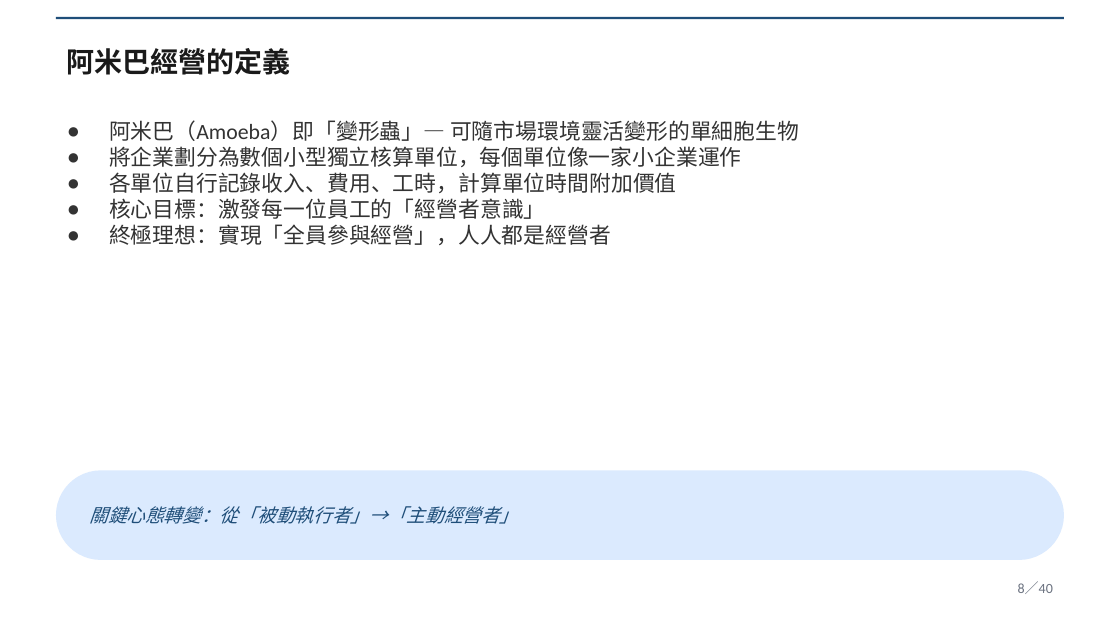
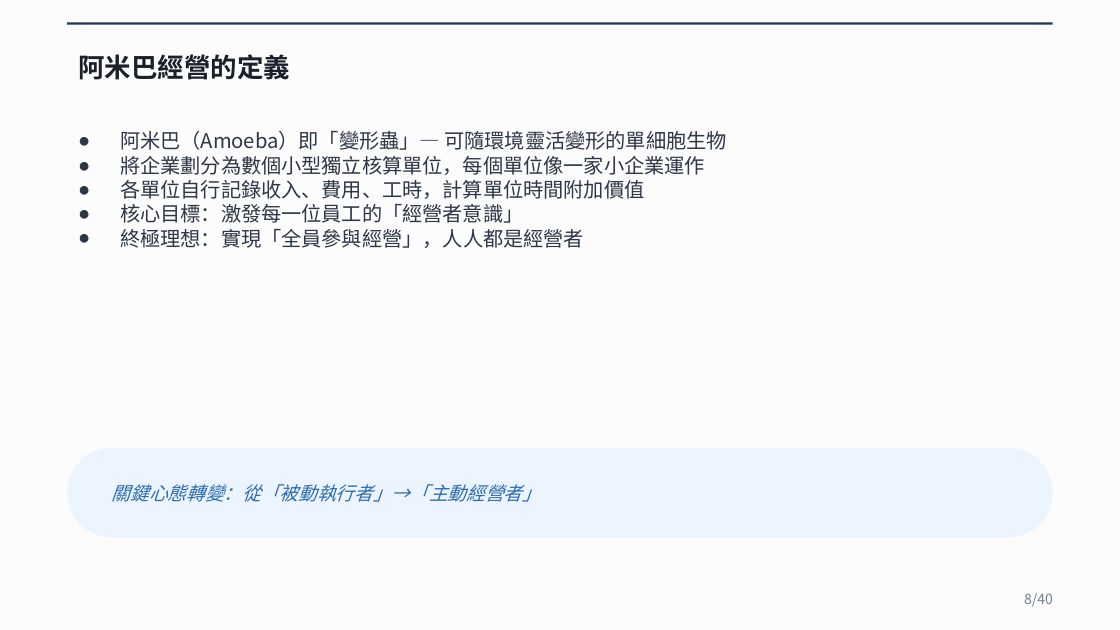
Before and after one commit to Lingo1516/Lingo1516.github.io, a slide deck: slide 8 of 阿米巴經營_40頁完整講義.pptx. Drawn at 1120x630 pixels with LibreOffice and Linux fonts; fonts in the diff are those of the drawing. Boxes give left, top, right and bottom in pixels: in the first picture for what was removed or moved away, otherwise in the second. Text is boxed around its words. In the diff, an @@ line names an element or a change of style, - is before the commit and + after.

```diff
--- a/阿米巴經營_40頁完整講義.pptx
+++ b/阿米巴經營_40頁完整講義.pptx
@@ background #FFFFFF to #FCFCFC @@
@@ rectangle: place and size @@
-rectangle at (56, 17, 1064, 19)
+rectangle at (67, 22, 1053, 25)
@@ rectangle at (67, 22, 1053, 25): fill #1F4E79 to #1A365D @@
@@ text "阿米巴經營的定義": place and size @@
-text "阿米巴經營的定義" at (67, 48, 291, 75)
+text "阿米巴經營的定義" at (78, 54, 290, 80)
@@ text "阿米巴經營的定義" at (78, 54, 290, 80): size 18 to 17 pt, font Calibri to Noto Sans CJK SC, text colour #1A1A1A to #1A202C @@
@@ text "阿米巴（Amoeba）即「變形蟲」— 可隨環境靈活變形的單細胞生物": place and size @@
-text "阿米巴（Amoeba）即「變形蟲」— 可隨環境靈活變形的單細胞生物" at (109, 120, 799, 245)
+text "阿米巴（Amoeba）即「變形蟲」— 可隨環境靈活變形的單細胞生物" at (120, 131, 726, 248)
@@ text at (120, 131, 726, 150): text changed; size 14 to 13 pt; font Calibri to Noto Sans CJK SC; text colour #333333 to #2D3748 @@
-● 阿米巴（Amoeba）即「變形蟲」— 可隨市場環境靈活變形的單細胞生物
+● 阿米巴（Amoeba）即「變形蟲」— 可隨環境靈活變形的單細胞生物
@@ text at (120, 156, 705, 248): size 14 to 13 pt, font Calibri to Noto Sans CJK SC, text colour #333333 to #2D3748 in "將企業劃分為數個小型獨立核算單位，每個單位像一家小企業運作", "各單位自行記錄收入、費用、工時，計算單位時間附加價值", "核心目標：激發每一位員工的「經營者意識」", "終極理想：實現「全員參與經營」，人人都是經營者" @@
@@ rounded rectangle: place and size @@
-rounded rectangle at (56, 470, 1064, 560)
+rounded rectangle at (67, 448, 1053, 538)
@@ rounded rectangle at (67, 448, 1053, 538): fill #DBEAFE to #EBF4FF @@
@@ text "關鍵心態轉變：從「被動執行者」→「主動經營者」": place and size @@
-text "關鍵心態轉變：從「被動執行者」→「主動經營者」" at (89, 506, 518, 524)
+text "關鍵心態轉變：從「被動執行者」→「主動經營者」" at (112, 484, 541, 502)
@@ text "關鍵心態轉變：從「被動執行者」→「主動經營者」" at (112, 484, 541, 502): font Calibri to Noto Sans CJK SC, text colour #1F4E79 to #2B6CB0 @@
@@ text at (1024, 593, 1053, 607): text changed; font Calibri to Noto Sans CJK SC; text colour #6B7280 to #718096 @@
-8／40
+8/40
```
Also in this commit, not shown: 39 other slides changed.
